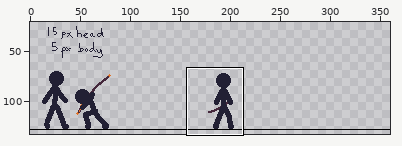
Edited in one commit: pixel-art file (Asesprite/Doodle2.aseprite). The picture above shows the old version from afar; the outline marks the close-up.
Close-up. Old version:
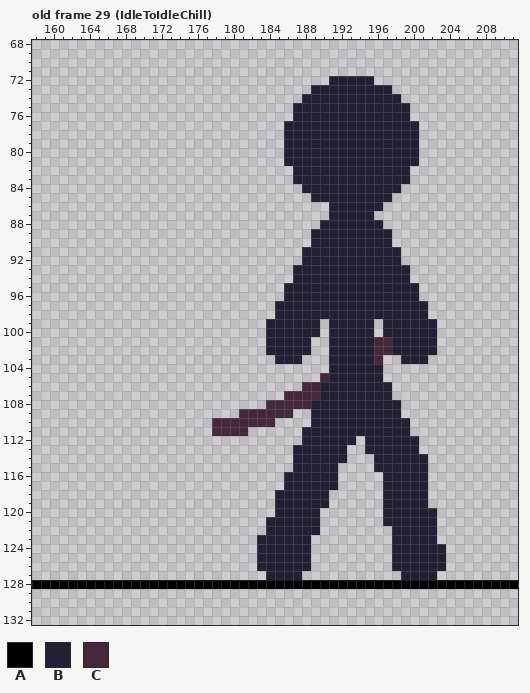
360x180 pixels, 93 frames. Shown: old frame 29 (IdleToIdleChill): x 158..211, y 68..132. The wide view leaves out empty margins. The commit also changed other frames or places, which this record leaves out.
Palette (. is transparent): A #000000  B #222034  C #45283c
Pixels before, old frame 29 (IdleToIdleChill) (only the part around the change), first column x 158:
 68 ...................................................
 69 ...................................................
 70 ...................................................
 71 ...................................................
 72 .................................BBBBB.............
 73 ...............................BBBBBBBBB...........
 74 ..............................BBBBBBBBBBB..........
 75 .............................BBBBBBBBBBBBB.........
 76 .............................BBBBBBBBBBBBB.........
 77 ............................BBBBBBBBBBBBBBB........
 78 ............................BBBBBBBBBBBBBBB........
 79 ............................BBBBBBBBBBBBBBB........
 80 ............................BBBBBBBBBBBBBBB........
 81 ............................BBBBBBBBBBBBBBB........
 82 .............................BBBBBBBBBBBBB.........
 83 .............................BBBBBBBBBBBBB.........
 84 ..............................BBBBBBBBBBB..........
 85 ...............................BBBBBBBBB...........
 86 .................................BBBBBB............
 87 .................................BBBBB.............
 88 ................................BBBBBBB............
 89 ...............................BBBBBBBBB...........
 90 ...............................BBBBBBBBB...........
 91 ..............................BBBBBBBBBBB..........
 92 ..............................BBBBBBBBBBB..........
 93 .............................BBBBBBBBBBBBB.........
 94 .............................BBBBBBBBBBBBB.........
 95 ............................BBBBBBBBBBBBBBB........
 96 ............................BBBBBBBBBBBBBBB........
 97 ...........................BBBBBBBBBBBBBBBBB.......
 98 ...........................BBBBBBBBBBBBBBBBB.......
 99 ..........................BBBBBB.BBBBB.BBBBBB......
100 ..........................BBBBBB.BBBBB.BBBBBB......
101 ..........................BBBBB..BBBBBCCBBBBB......
102 ..........................BBBBB..BBBBBCCBBBBB......
103 ...........................BBB...BBBBBC..BBB.......
104 .................................BBBBBB............
105 ................................CBBBBBB............
106 ..............................CCBBBBBBBB...........
107 ............................CCCCBBBBBBBB...........
108 ..........................CCCCCBBBBBBBBBB..........
109 .......................CCCCCC..BBBBBBBBBB..........
110 ....................CCCCCCC....BBBBBBBBBBB.........
111 ....................CCCC......BBBBBBBBBBBB.........
112 ..............................BBBBBB.BBBBBB........
113 .............................BBBBBB..BBBBBB........
114 .............................BBBBBB...BBBBBB.......
115 .............................BBBBB....BBBBBB.......
116 ............................BBBBBB.....BBBBB.......
117 ............................BBBBBB.....BBBBB.......
118 ...........................BBBBBB......BBBBB.......
119 ...........................BBBBBB......BBBBB.......
120 ...........................BBBBB.......BBBBBB......
121 ..........................BBBBBB.......BBBBBB......
122 ..........................BBBBBB........BBBBB......
123 .........................BBBBBB.........BBBBB......
124 .........................BBBBBB.........BBBBBB.....
125 .........................BBBBBB.........BBBBBB.....
126 .........................BBBBBB.........BBBBBB.....
127 ..........................BBBB...........BBBB......
128 AAAAAAAAAAAAAAAAAAAAAAAAAAAAAAAAAAAAAAAAAAAAAAAAAAA
129 ...................................................
130 ...................................................
131 ...................................................
132 ...................................................
After:
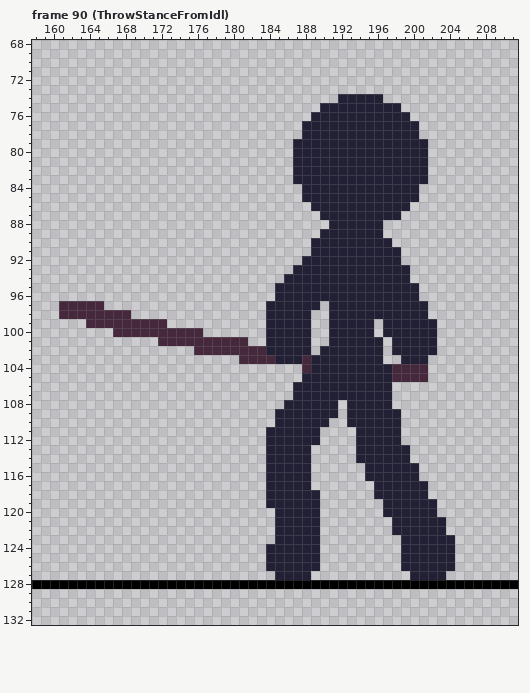
A new or re-ordered frame is compared with the old frame closest to it.
Change:
frames 93 -> 99
layer "StanceFromIdleChill/Head" added
Frame 90 (ThrowStanceFromIdl) is new; against old frame 29 (IdleToIdleChill):
y 72: x 191..195 BBBBB -> .....
y 73: x 189..197 BBBBBBBBB -> .........
y 74: x 188..191 BBBB -> ....; x 197..198 BB -> ..
y 75: x 187..189 BBB -> ...; x 199 B -> .
y 76: x 187..188 BB -> ..
y 77..78: x 186..187 BB -> ..
y 79..81: x 186 B -> .; x 201 . -> B
y 82..83: x 200..201 .. -> BB
y 84: x 199..200 .. -> BB
y 85: x 188 . -> B; x 198..200 ... -> BBB
y 86: x 189..190 .. -> BB; x 197..199 ... -> BBB
y 87: x 190 . -> B; x 196..198 ... -> BBB
y 88: x 190 B -> .
y 89: x 189 B -> .; x 197 B -> .
y 91: x 188 B -> .
y 94: x 186 . -> B
y 95..96: x 185 . -> B
y 97: x 161..165 ..... -> CCCCC; x 184 . -> B; x 190 B -> .
y 98: x 161..168 ........ -> CCCCCCCC; x 184 . -> B; x 189..190 BB -> ..
y 99: x 164..172 ......... -> CCCCCCCCC; x 189 B -> .
y 100: x 167..176 .......... -> CCCCCCCCCC; x 189 B -> .
y 101: x 172..181 .......... -> CCCCCCCCCC; x 196..197 CC -> B.
y 102: x 176..183 ........ -> CCCCCCCC; x 190 . -> B; x 196..197 CC -> B.
y 103: x 181..184 .... -> CCCC; x 188..190 ... -> CBB; x 196 C -> B
y 104: x 188..190 ... -> CBB; x 197..201 ..... -> BCCCC
y 105: x 188..190 ..C -> BBB; x 197..201 ..... -> BCCCC
y 106: x 187..189 .CC -> BBB
y 107: x 186..189 CCCC -> .BBB
y 108: x 184..188 CCCCC -> ..BBB; x 192 B -> .; x 198 B -> .
y 109: x 181..188 CCCCCC.. -> ....BBBB; x 192 B -> .
y 110: x 178..188 CCCCCCC.... -> .......BBBB; x 191..192 BB -> ..; x 199 B -> .
y 111: x 178..181 CCCC -> ....; x 184..187 .... -> BBBB; x 190..193 BBBB -> ....; x 199 B -> .
y 112: x 184..187 .... -> BBBB; x 190..194 BBBB. -> ....B; x 199..200 BB -> ..
y 113: x 184..186 ... -> BBB; x 189..192 BBBB -> ....; x 194 . -> B; x 200 B -> .
y 114: x 184..186 ... -> BBB; x 189..192 BBBB -> ....; x 194..195 .. -> BB; x 200..201 BB -> ..
y 115: x 184..186 ... -> BBB; x 189..191 BBB -> ...; x 195 . -> B; x 201 B -> .
y 116: x 184..185 .. -> BB; x 189..191 BBB -> ...; x 195..196 .. -> BB; x 201 B -> .
y 117: x 184..185 .. -> BB; x 189..191 BBB -> ...; x 196 . -> B
y 118: x 184 . -> B; x 190 B -> .; x 196 . -> B
y 119: x 184 . -> B; x 190 B -> .; x 202 . -> B
y 121: x 184 B -> .; x 197 B -> .; x 203 . -> B
y 122: x 184 B -> .; x 203 . -> B
y 123: x 183..184 BB -> ..; x 189 . -> B; x 198 B -> .; x 203..204 .. -> BB
y 124..126: x 183 B -> .; x 189 . -> B; x 198 B -> .; x 204 . -> B
y 127: x 184 B -> .; x 188 . -> B; x 199 B -> .; x 203 . -> B
Where, in picture pixels (left, top, right, bottom), the same in both close-ups:
changed: (59, 76, 455, 580)
